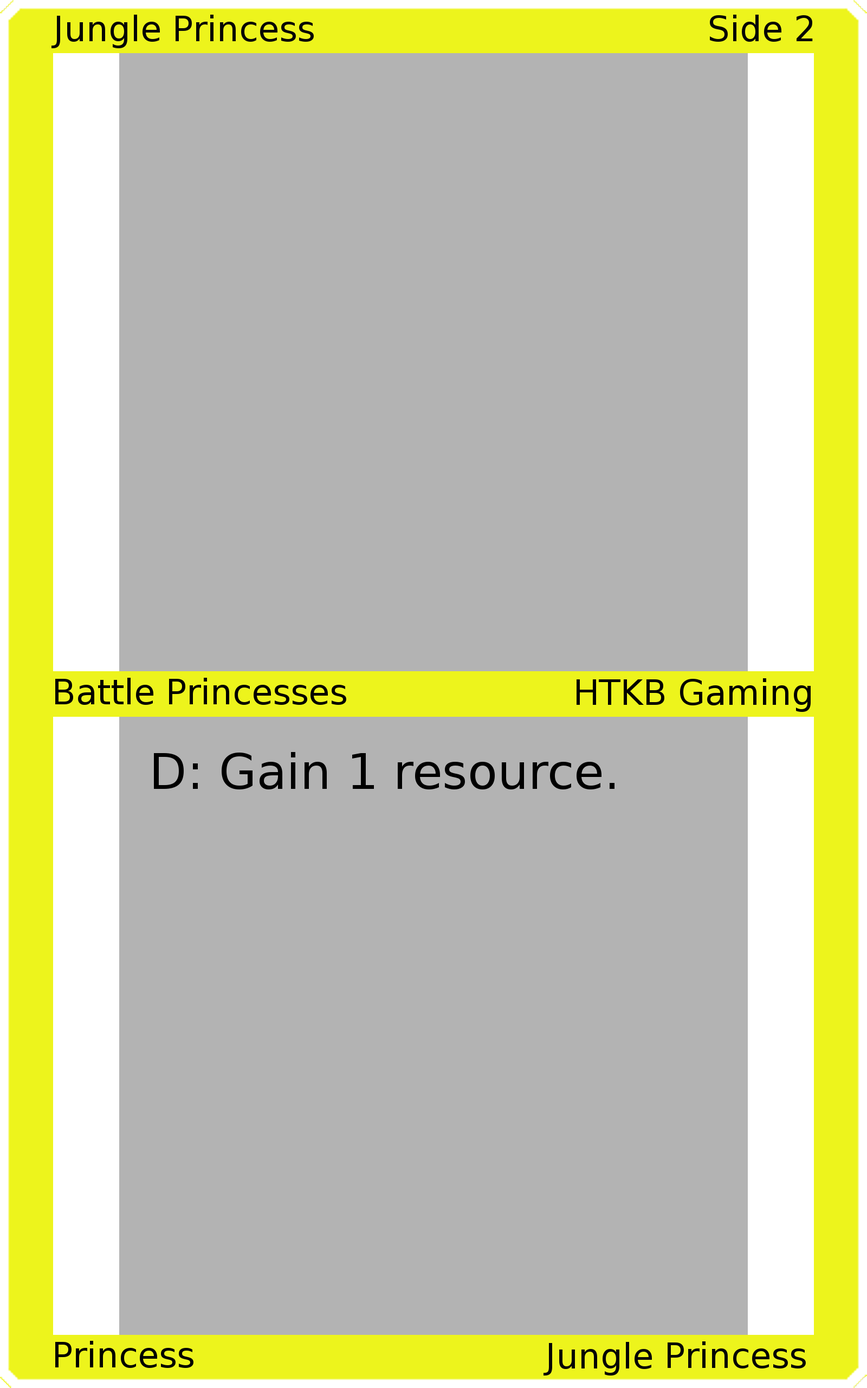
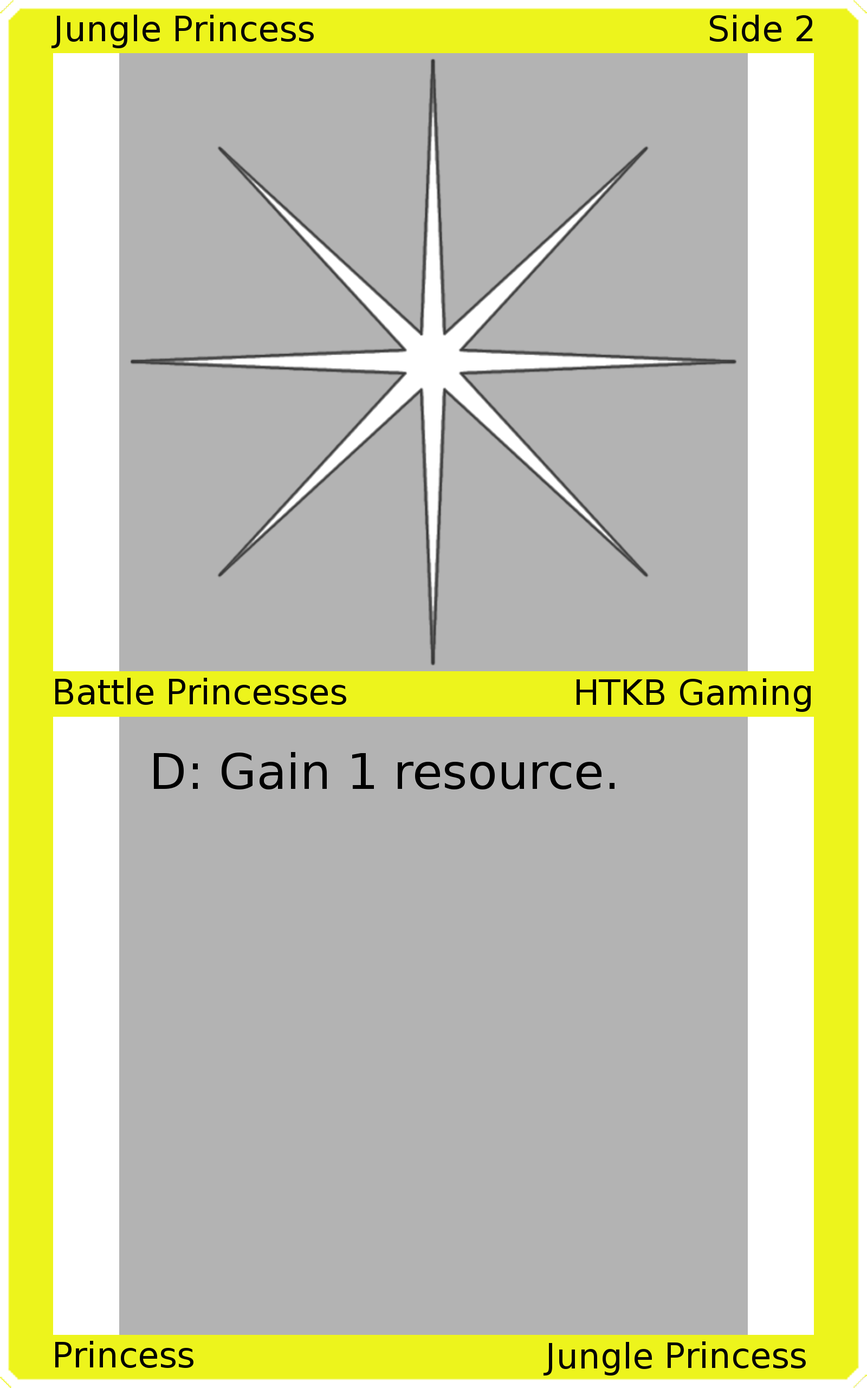
The second (867, 1388) image is a revision of the first. Changes to its layers:
added layer "Art" above "Top Background" over bbox(129, 57, 738, 666)
